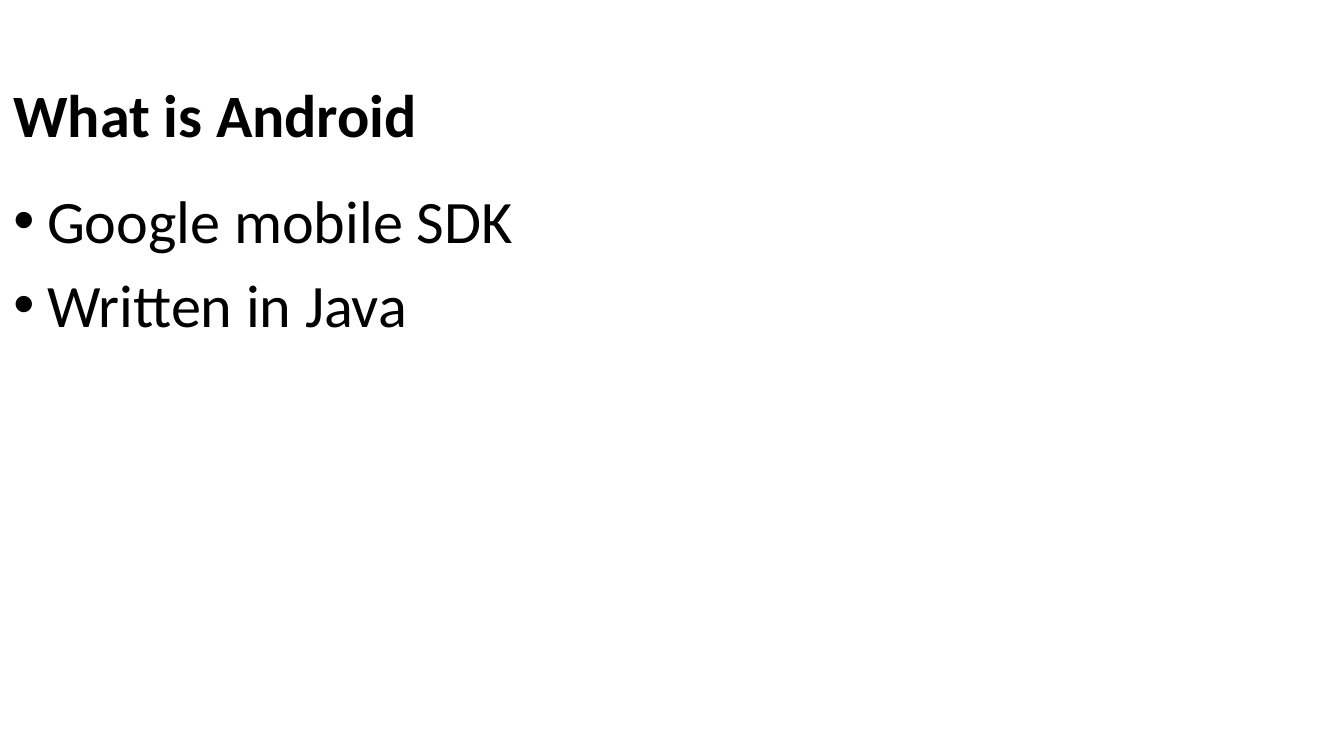
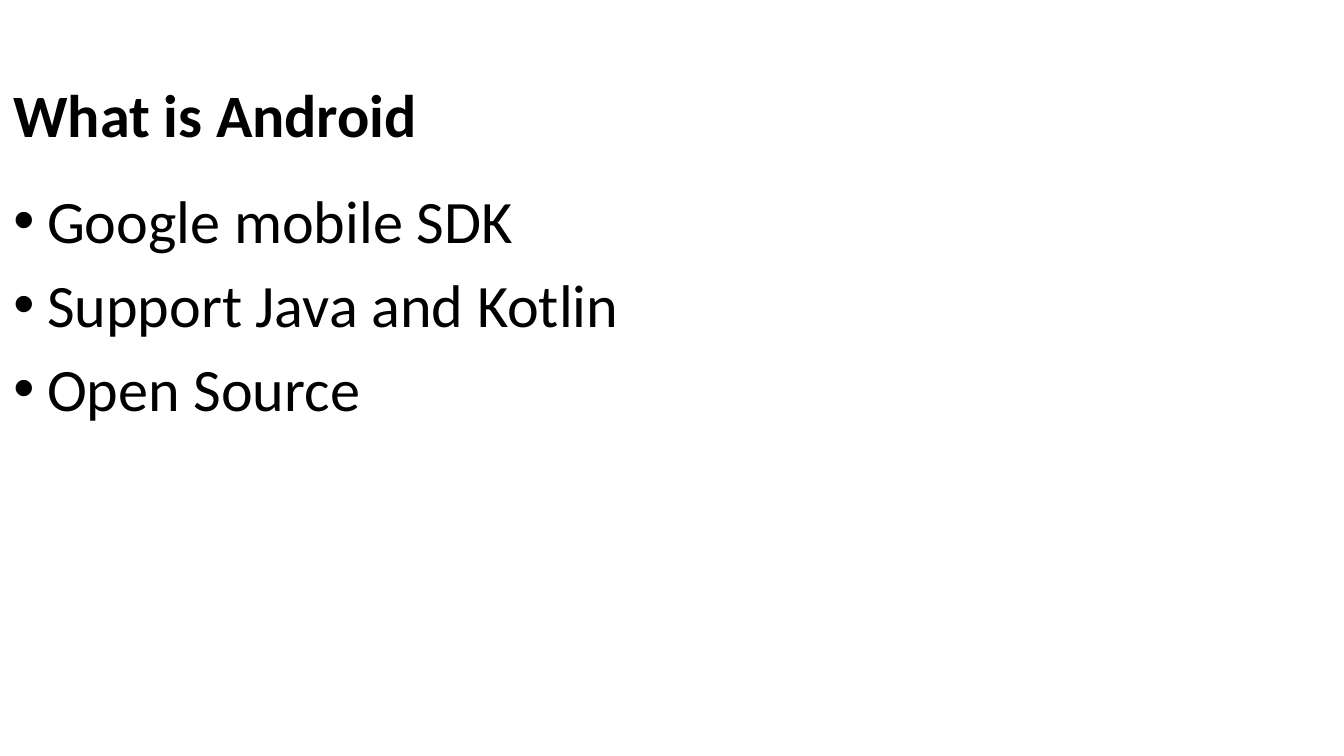
Before and after one commit to Batch-xx/Android-Lunch-Learn, a slide deck: slide 3 of slides/Android Studio_Activities_Fragments.pptx. Drawn at 1344x756 pixels with LibreOffice and Linux fonts; fonts in the diff are those of the drawing; background and template pictures are left out. Boxes give left, top, right and bottom in pixels: in the first picture for what was removed or moved away, otherwise in the second. Text is boxed around its words. In the diff, an @@ line names an element or a change of style, - is before the commit and + after.

```diff
--- a/slides/Android Studio_Activities_Fragments.pptx
+++ b/slides/Android Studio_Activities_Fragments.pptx
@@ text at bbox=[47, 285, 618, 421]: text changed @@
-• Written in Java
+• Support Java and Kotlin
+• Open Source
```
Also in this commit, not shown: 8 other slides changed, 19 slides added, 4 slides removed, 1 other file.
